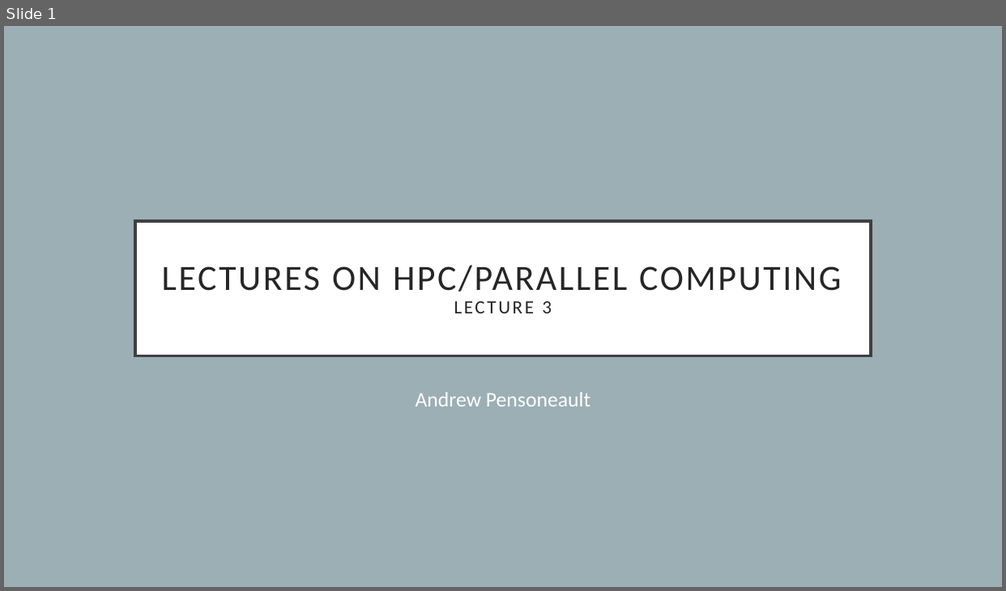
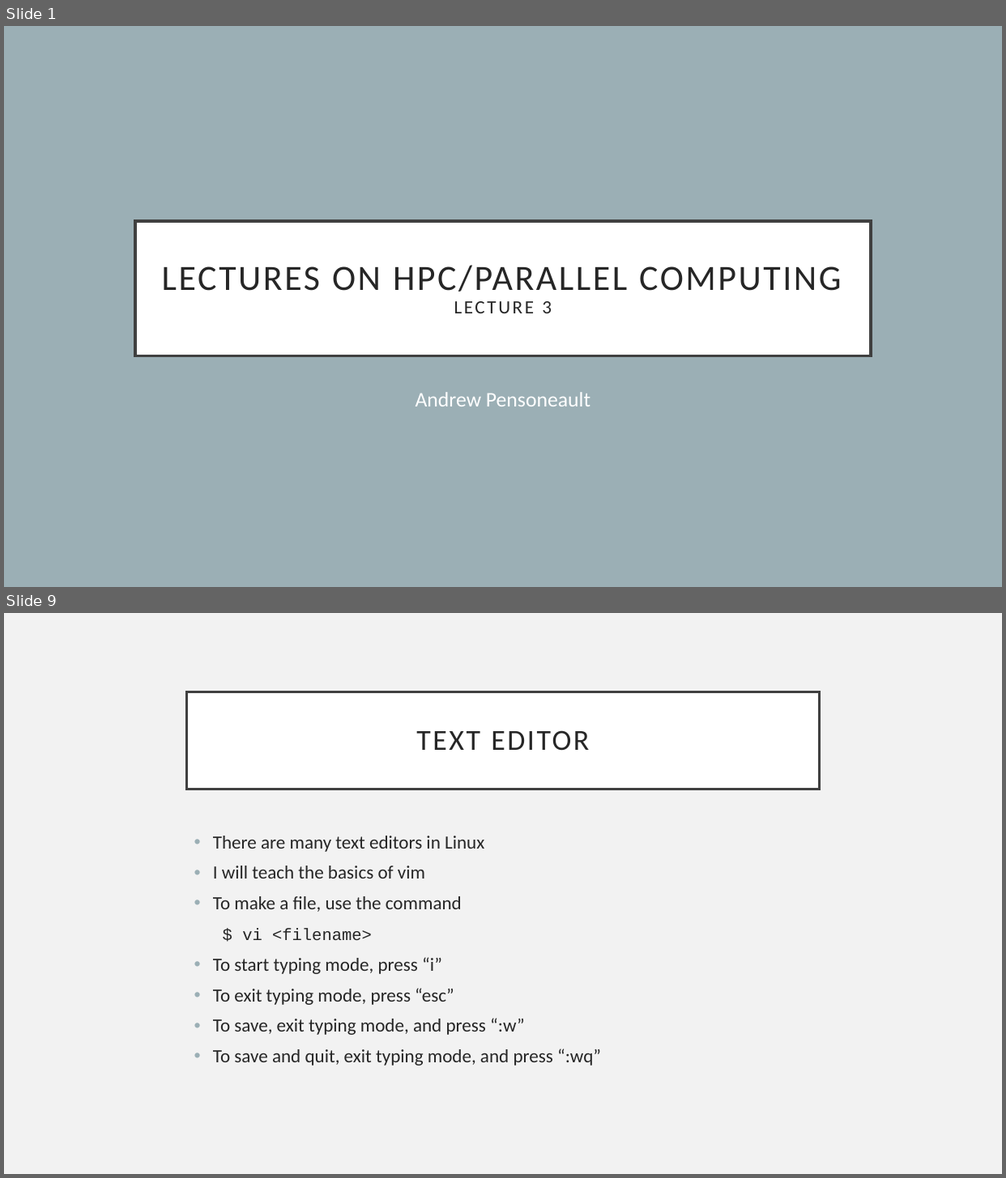
Before and after one commit to Andrewpensoneault/Intro-Parallel-Computing, a slide deck: Lectures/Lecture 3/lecture3.pptx. Shown one above the other, each under a label of ours: slide 1 before the commit, slides 1 and 9 after it; the slides between them are not shown. The pictures are 1006x591 and 1006x1178 pixels, drawn with LibreOffice and Linux fonts; fonts in the diff are those of the drawing. Boxes give left, top, right and bottom in pixels: in the first picture for what was removed or moved away, otherwise in the second. Text is boxed around its words. In the diff, an @@ line names an element or a change of style, - is before the commit and + after.

```diff
--- a/Lectures/Lecture 3/lecture3.pptx
+++ b/Lectures/Lecture 3/lecture3.pptx
@@ slide 9 added at bbox=[4, 613, 1002, 1174], background #F2F2F2 @@
@@ title added at bbox=[187, 692, 819, 789], fill #FFFFFF, outline #404040 2.5 pt, 28 pt, text #262626 @@
+TEXT EDITOR
@@ text added at bbox=[213, 836, 601, 1066], 18 pt, text #262626 @@
+• There are many text editors in Linux
+• I will teach the basics of vim
+• To make a file, use the command
+$ vi <filename>
+• To start typing mode, press “i”
+• To exit typing mode, press “esc”
+• To save, exit typing mode, and press “:w”
+• To save and quit, exit typing mode, and press “:wq”
```
Also in this commit, not shown: 1 slide changed, 9 other slides added, 1 slide removed.
